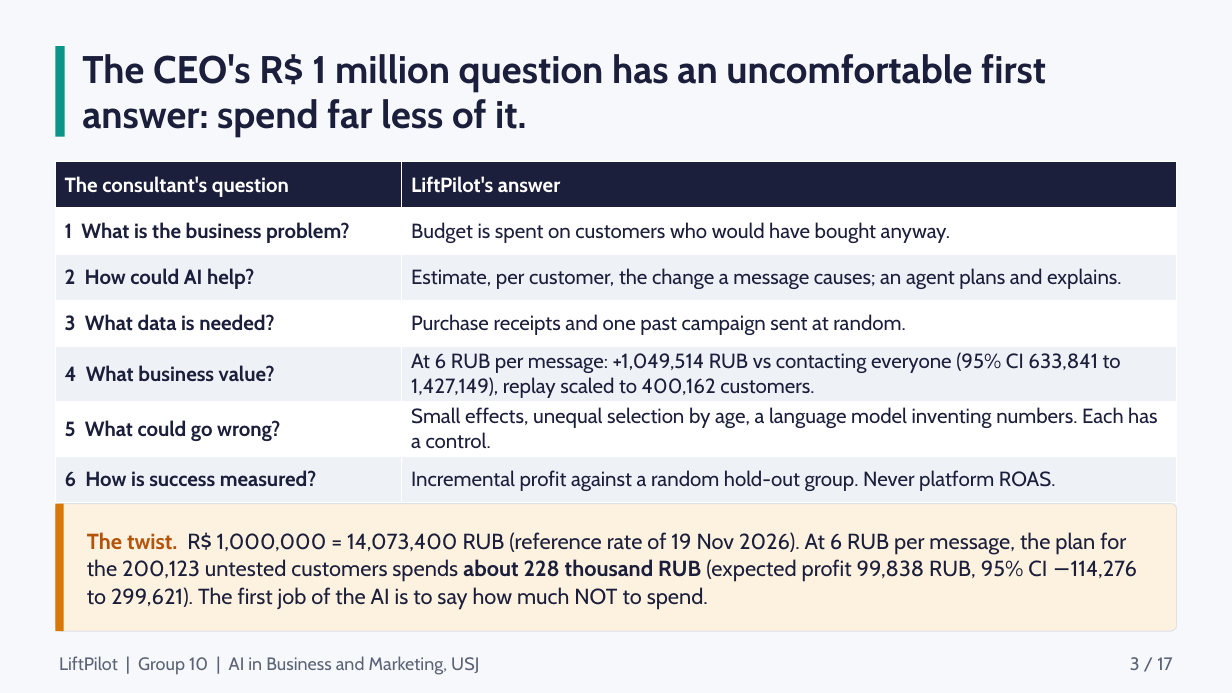
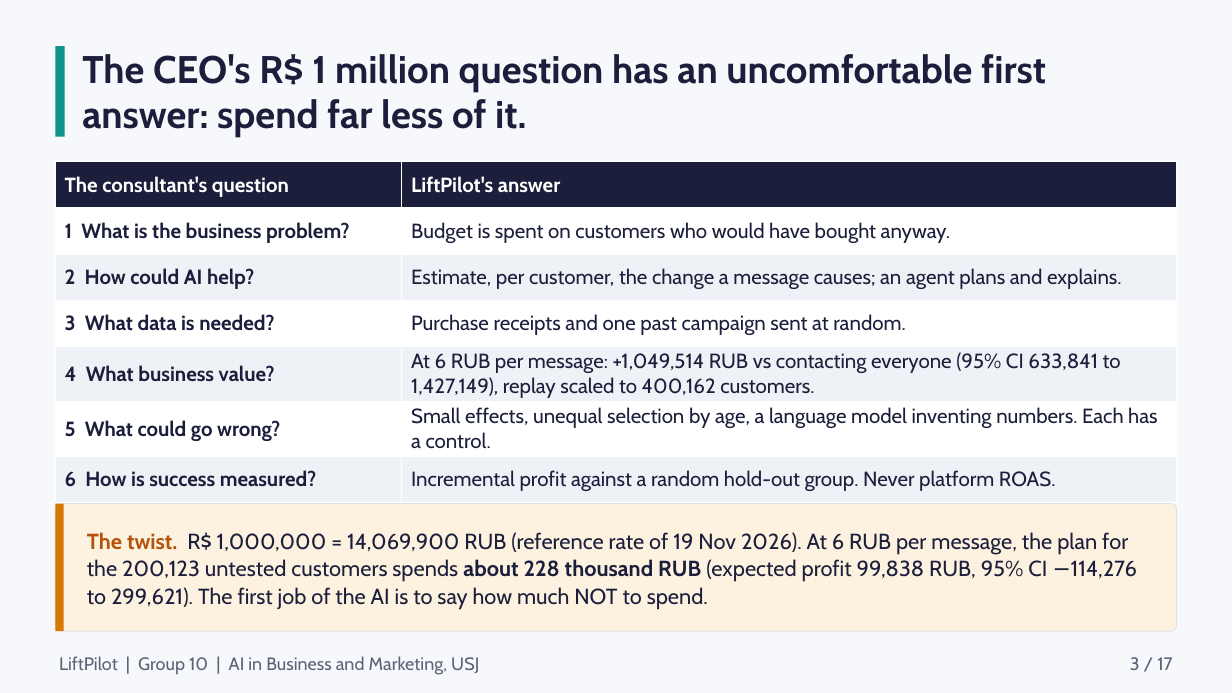
Before and after one commit to abed-r-j/liftpilot, a slide deck: slide 3 of docs/presentation/LiftPilot.pptx. Drawn at 1232x693 pixels with LibreOffice and Linux fonts; fonts in the diff are those of the drawing. Boxes give left, top, right and bottom in pixels: in the first picture for what was removed or moved away, otherwise in the second. Text is boxed around its words. In the diff, an @@ line names an element or a change of style, - is before the commit and + after.

```diff
--- a/docs/presentation/LiftPilot.pptx
+++ b/docs/presentation/LiftPilot.pptx
@@ text at box(87, 532, 1137, 610): text changed @@
-The twist. R$ 1,000,000 = 14,073,400 RUB (reference rate of 19 Nov 2026). At 6 RUB per message, the plan for the 200,123 untested customers spends about 228 thousand RUB (expected profit 99,838 RUB, 95% CI −114,276 to 299,621). The first job of the AI is to say how much NOT to spend.
+The twist. R$ 1,000,000 = 14,069,900 RUB (reference rate of 19 Nov 2026). At 6 RUB per message, the plan for the 200,123 untested customers spends about 228 thousand RUB (expected profit 99,838 RUB, 95% CI −114,276 to 299,621). The first job of the AI is to say how much NOT to spend.
```
Also in this commit, not shown: 4 other slides changed, 25 other files.
